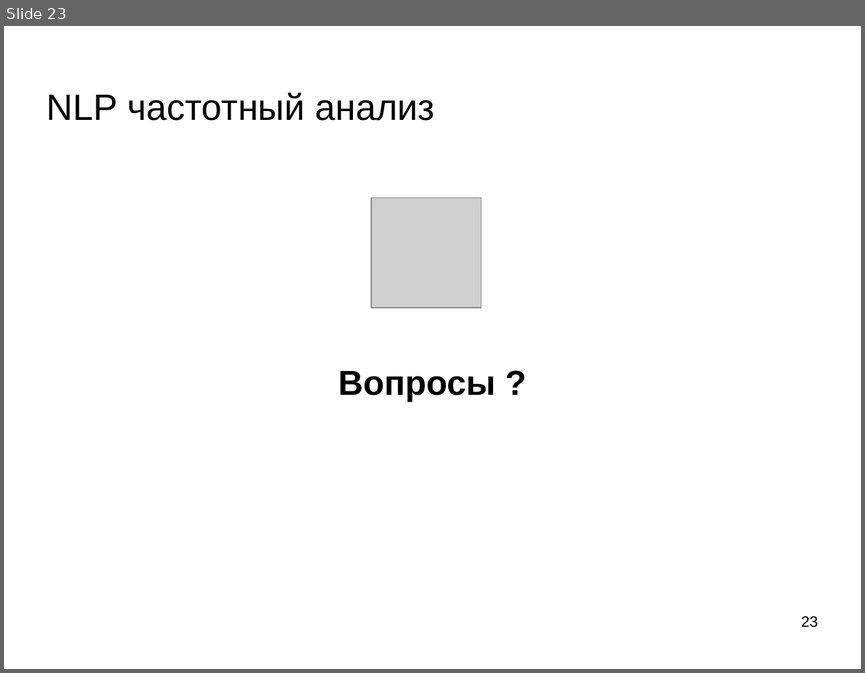
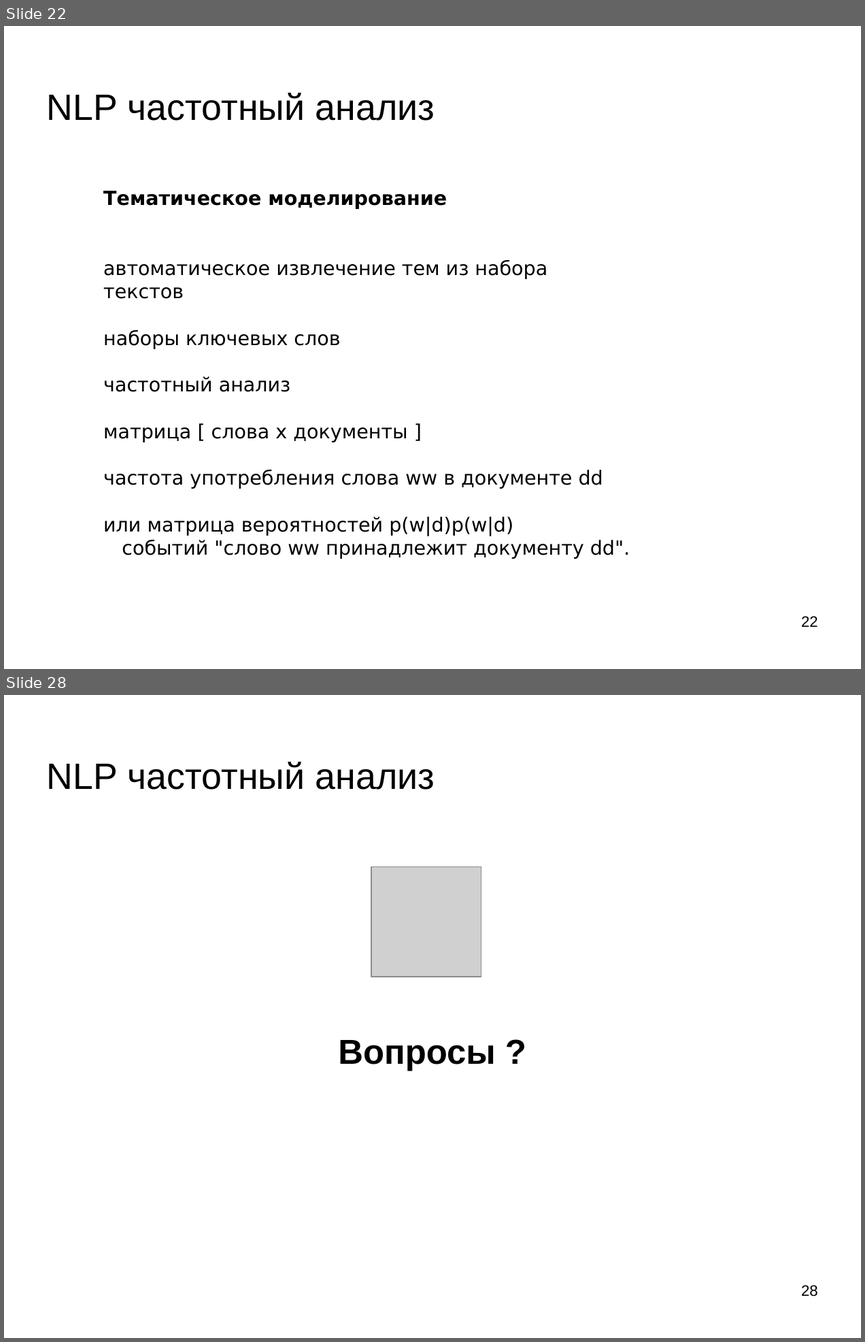
Before and after one commit to mechanoid5/ml_lectorium_legacy, a slide deck: 16-text-tfidf.odp. Shown one above the other, each under a label of ours: slide 23 before the commit, slides 22 and 28 after it; the slides between them are not shown. The pictures are 865x673 and 865x1342 pixels, drawn with LibreOffice and Linux fonts; fonts in the diff are those of the drawing; grey boxes stand for pictures; background and template pictures are left out. Boxes give left, top, right and bottom in pixels: in the first picture for what was removed or moved away, otherwise in the second. Text is boxed around its words. In the diff, an @@ line names an element or a change of style, - is before the commit and + after.

```diff
--- a/16-text-tfidf.odp
+++ b/16-text-tfidf.odp
@@ slide 22 added at <box>4,26,861,669</box>, background picture (left out) @@
@@ title added at <box>47,93,434,121</box>, 33.9 pt, text #000000 @@
+NLP частотный анализ
@@ text added at <box>103,191,630,558</box>, 18 pt, text #000000 @@
+Тематическое моделирование
+автоматическое извлечение тем из набора текстов
+наборы ключевых слов
+частотный анализ
+матрица [ слова x документы ]
+частота употребления слова ww в документе dd
+или матрица вероятностей p(w|d)p(w|d)
+событий "слово ww принадлежит документу dd".
@@ page number added at <box>801,616,818,626</box>, 14 pt, text #000000 @@
+22
@@ what was slide 23 is now slide 28 @@
@@ page number at <box>801,1285,818,1296</box>: text changed @@
-23
+28
```
Also in this commit, not shown: 1 slide changed, 4 other slides added, 2 other files.
